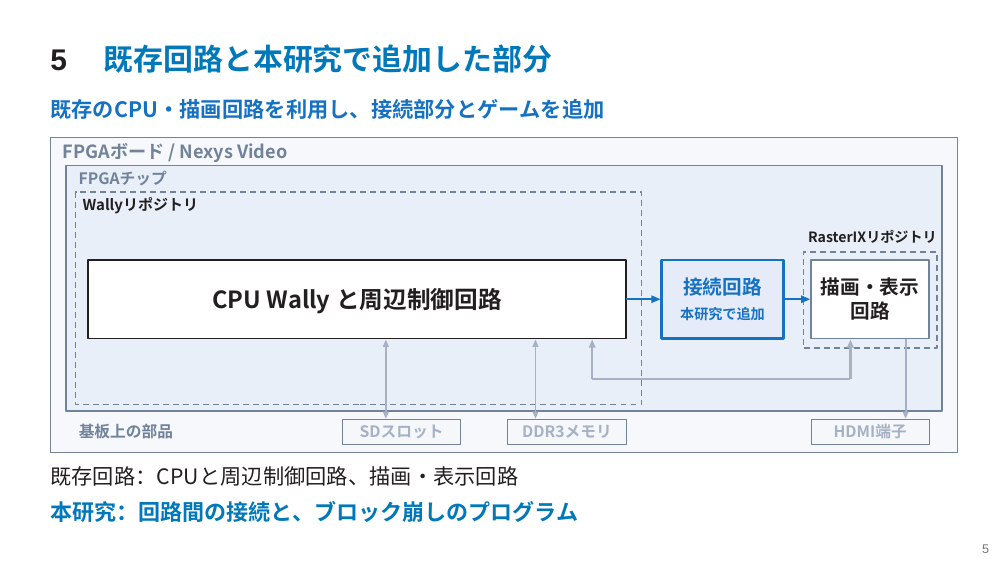
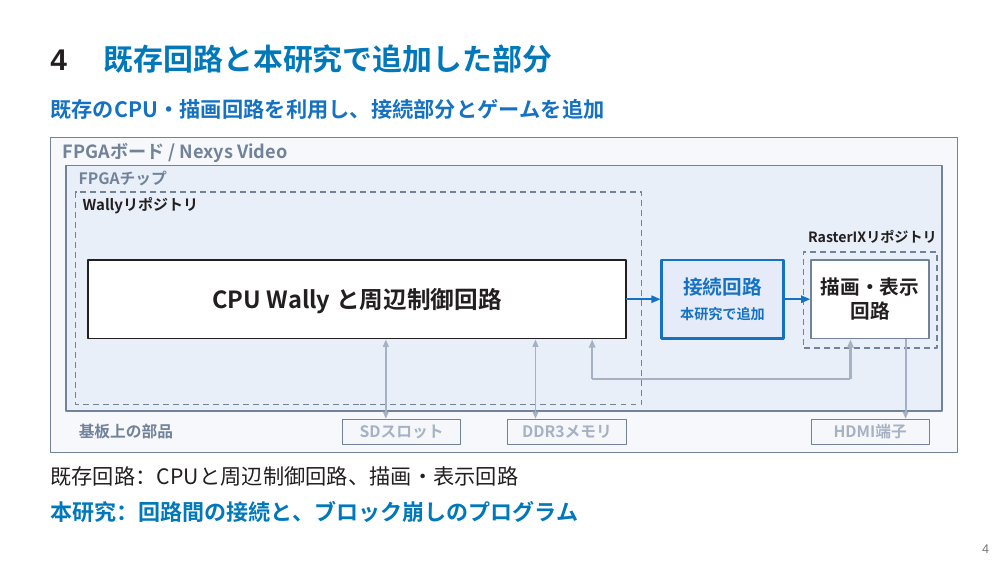
Before and after one commit to SoshiroFujimori/wally-game-console-research, a slide deck: slide 4 of docs/presentation/中間発表_主要事項.pptx (slide 5 before the commit). Drawn at 1008x567 pixels with LibreOffice and Linux fonts; fonts in the diff are those of the drawing. Boxes give left, top, right and bottom in pixels: in the first picture for what was removed or moved away, otherwise in the second. Text is boxed around its words. In the diff, an @@ line names an element or a change of style, - is before the commit and + after.

```diff
--- a/docs/presentation/中間発表_主要事項.pptx
+++ b/docs/presentation/中間発表_主要事項.pptx
@@ text at [50,49,67,70]: text changed @@
-5
+4
@@ text at [982,544,989,553]: text changed @@
-5
+4
```
Also in this commit, not shown: 6 other slides changed, 1 slide added, 1 slide removed, 13 other files.
